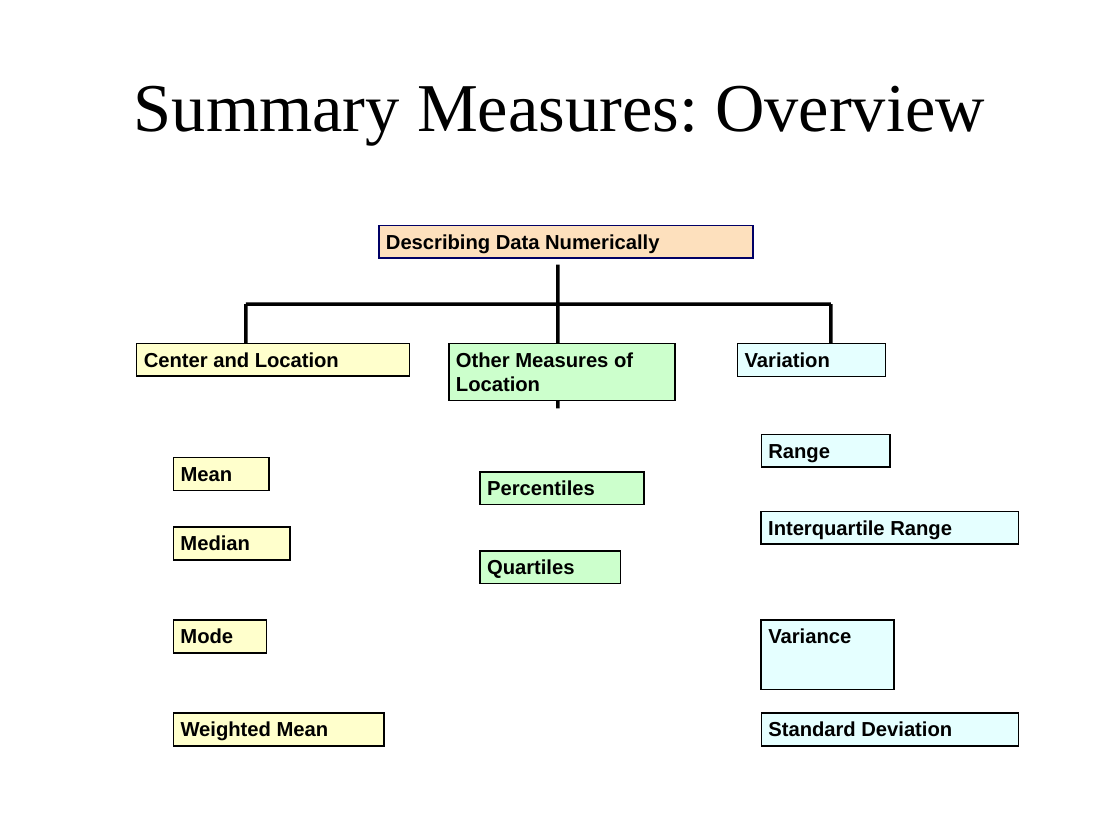
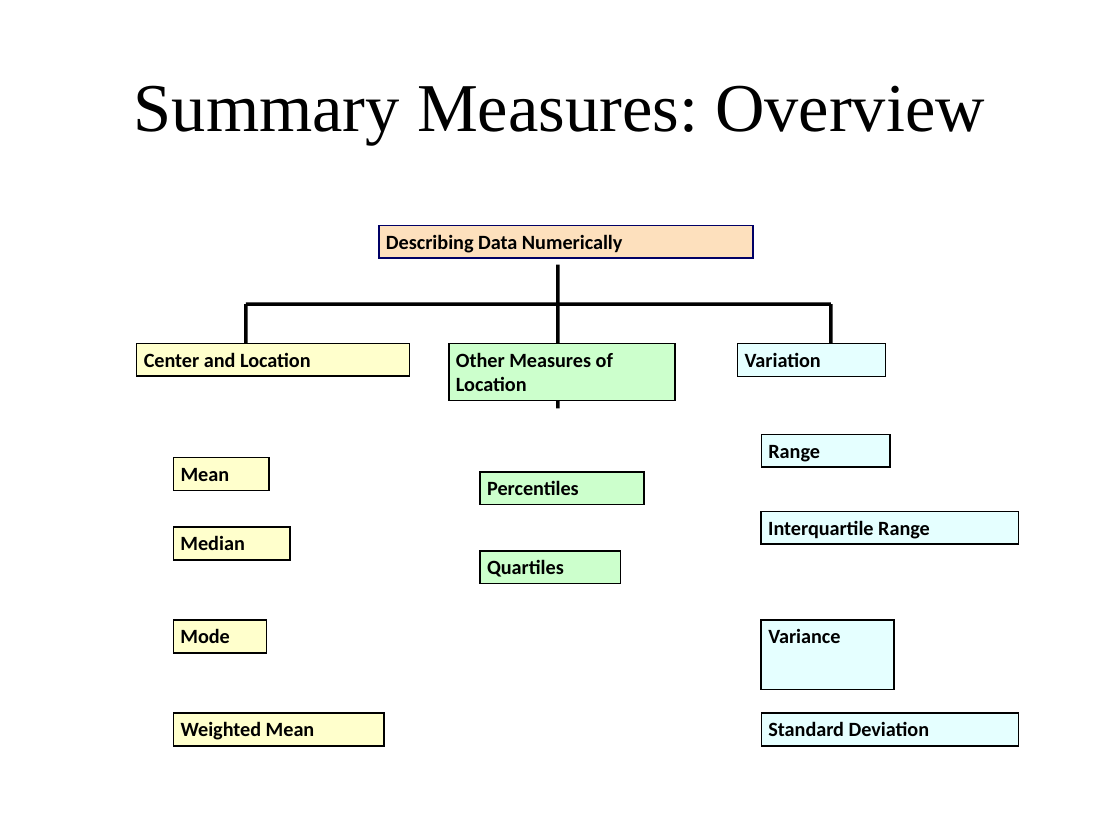
Before and after one commit to coursephd/Statistics_class, a slide deck: slide 7 of Day_2_Why statistics.pptx (slide 25 before the commit). Drawn at 1120x840 pixels with LibreOffice and Linux fonts; fonts in the diff are those of the drawing; background and template pictures are left out. Boxes give left, top, right and bottom in pixels: in the first picture for what was removed or moved away, otherwise in the second. Text is boxed around its words. In the diff, an @@ line names an element or a change of style, - is before the commit and + after.

```diff
--- a/Day_2_Why statistics.pptx
+++ b/Day_2_Why statistics.pptx
@@ font Arial to Calibri in 14 elements at (137,344,409,376), (174,458,269,491), (174,528,290,560), (174,620,267,653), (449,344,675,401), (174,713,384,746), (379,225,753,258), (738,344,886,376), (762,620,894,690), (762,713,1019,746), (762,435,890,467), (480,472,644,504), (762,512,1019,544), (480,551,622,584) @@
```
Also in this commit, not shown: 4 other slides changed, 30 slides added, 21 slides removed, 12 other files.
